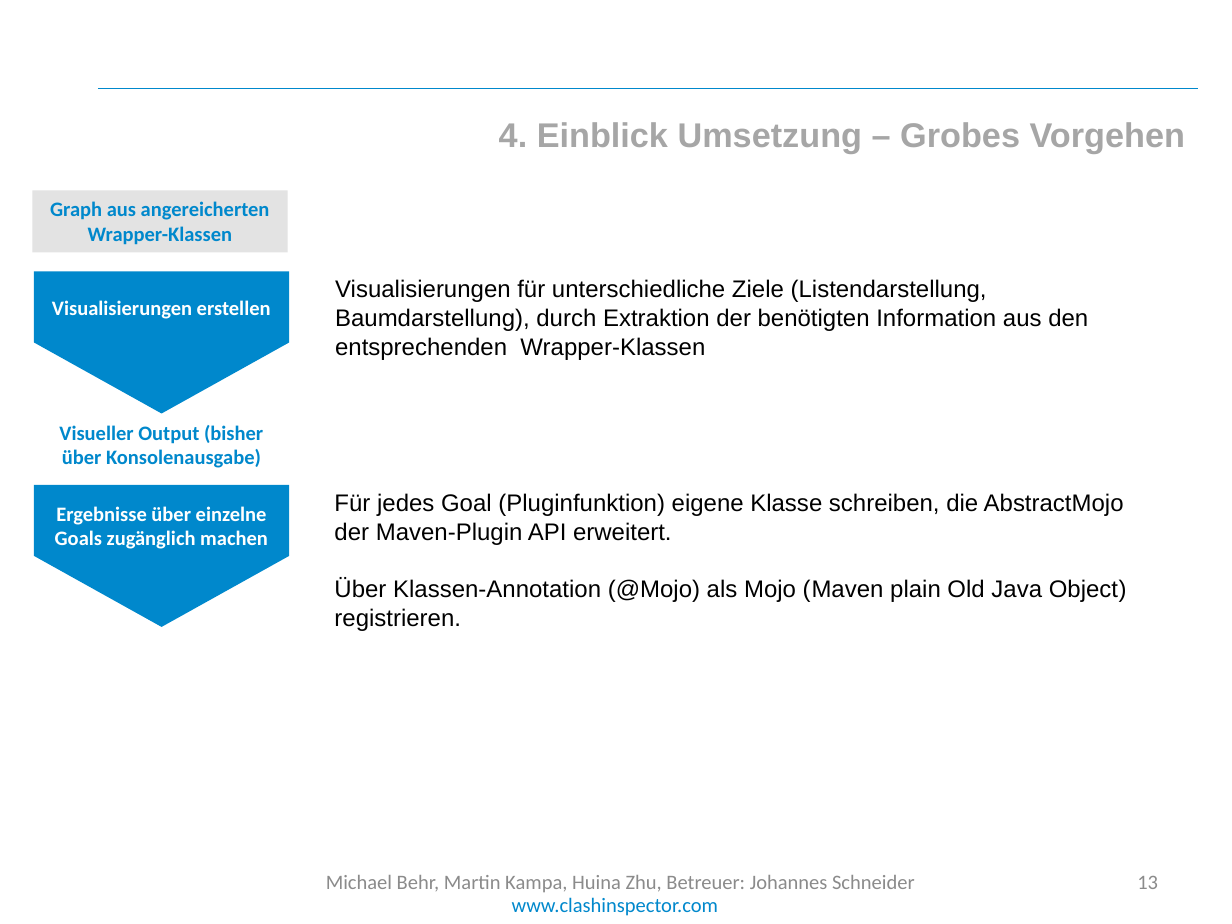
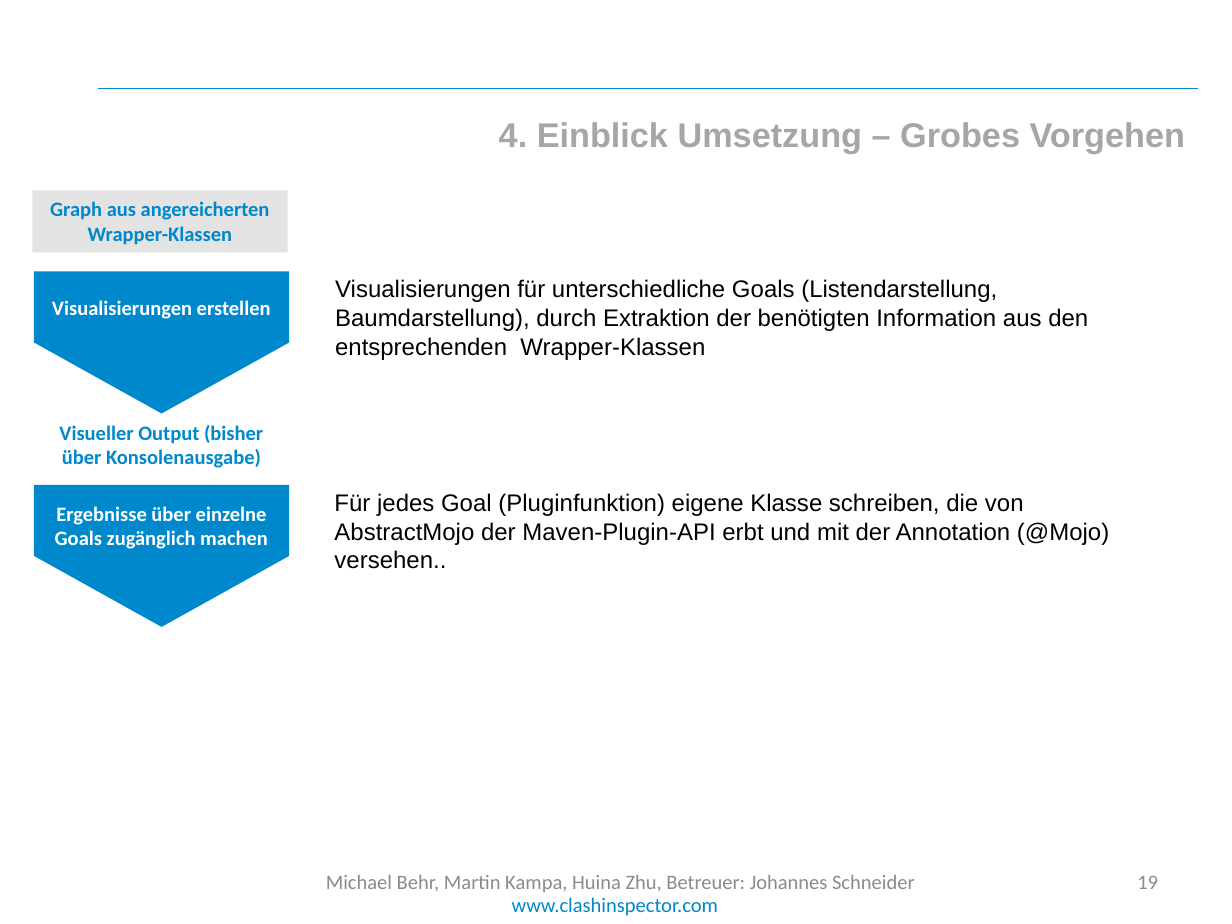
Before and after one commit to cedarsoft/clashinspector.com, a slide deck: slide 19 of presentation/Jahresprojekt Zwischenpräsentation.pptx (slide 13 before the commit). Drawn at 1232x924 pixels with LibreOffice and Linux fonts; fonts in the diff are those of the drawing; background and template pictures are left out. Boxes give left, top, right and bottom in pixels: in the first picture for what was removed or moved away, otherwise in the second. Text is boxed around its words. In the diff, an @@ line names an element or a change of style, - is before the commit and + after.

```diff
--- a/presentation/Jahresprojekt Zwischenpräsentation.pptx
+++ b/presentation/Jahresprojekt Zwischenpräsentation.pptx
@@ text at (335, 279, 1088, 360): text changed @@
-Visualisierungen für unterschiedliche Ziele (Listendarstellung, Baumdarstellung), durch Extraktion der benötigten Information aus den entsprechenden Wrapper-Klassen
+Visualisierungen für unterschiedliche Goals (Listendarstellung, Baumdarstellung), durch Extraktion der benötigten Information aus den entsprechenden Wrapper-Klassen
@@ text at (334, 493, 1109, 569): text changed @@
-Für jedes Goal (Pluginfunktion) eigene Klasse schreiben, die AbstractMojo der Maven-Plugin API erweitert.
-Über Klassen-Annotation (@Mojo) als Mojo (Maven plain Old Java Object) registrieren.
+Für jedes Goal (Pluginfunktion) eigene Klasse schreiben, die von AbstractMojo der Maven-Plugin-API erbt und mit der Annotation (@Mojo) versehen..
@@ page number at (1137, 876, 1158, 889): text changed @@
-13
+19
```
Also in this commit, not shown: 10 other slides changed, 2 slides added, 20 other files.
